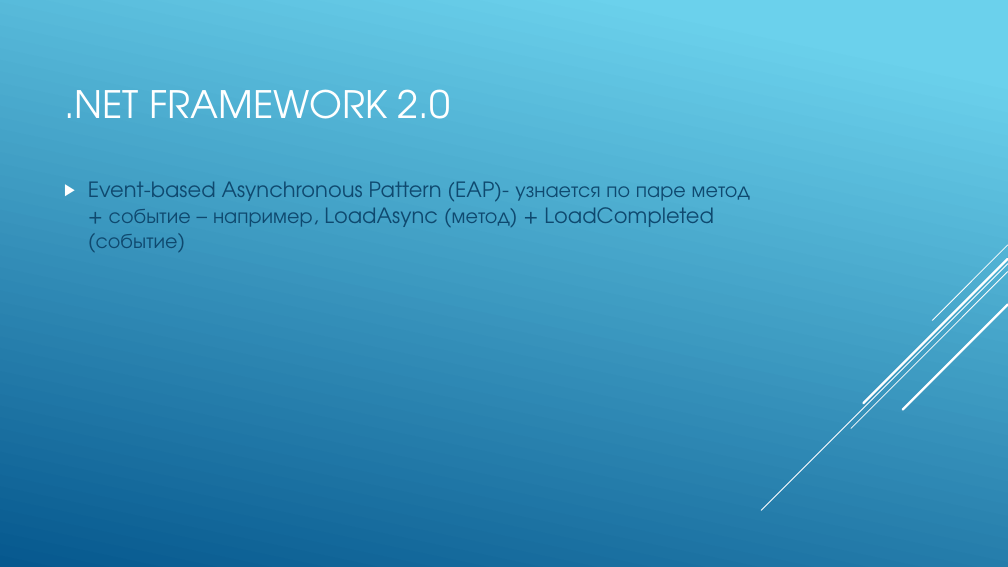
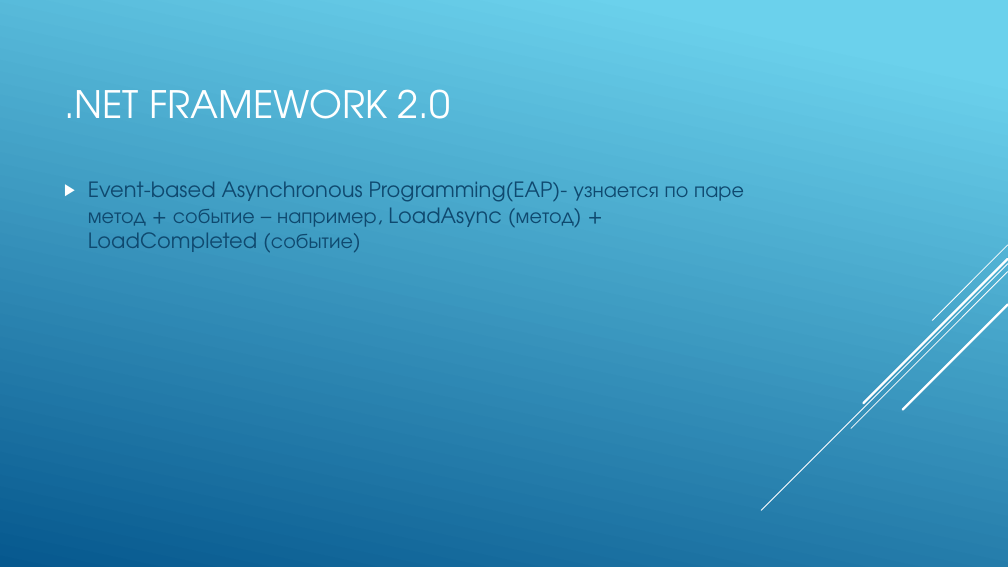
Before and after one commit to enragez/learning_async_await, a slide deck: slide 7 of presentation.pptx. Drawn at 1008x567 pixels with LibreOffice and Linux fonts; fonts in the diff are those of the drawing. Boxes give left, top, right and bottom in pixels: in the first picture for what was removed or moved away, otherwise in the second. Text is boxed around its words. In the diff, an @@ line names an element or a change of style, - is before the commit and + after.

```diff
--- a/presentation.pptx
+++ b/presentation.pptx
@@ text at (88,181,744,252): text changed @@
-▶ Event-based Asynchronous Pattern (EAP)- узнается по паре метод + событие – например, LoadAsync (метод) + LoadCompleted (событие)
+▶ Event-based Asynchronous Programming(EAP)- узнается по паре метод + событие – например, LoadAsync (метод) + LoadCompleted (событие)
```
Also in this commit, not shown: 5 slides added, 2 other files.
